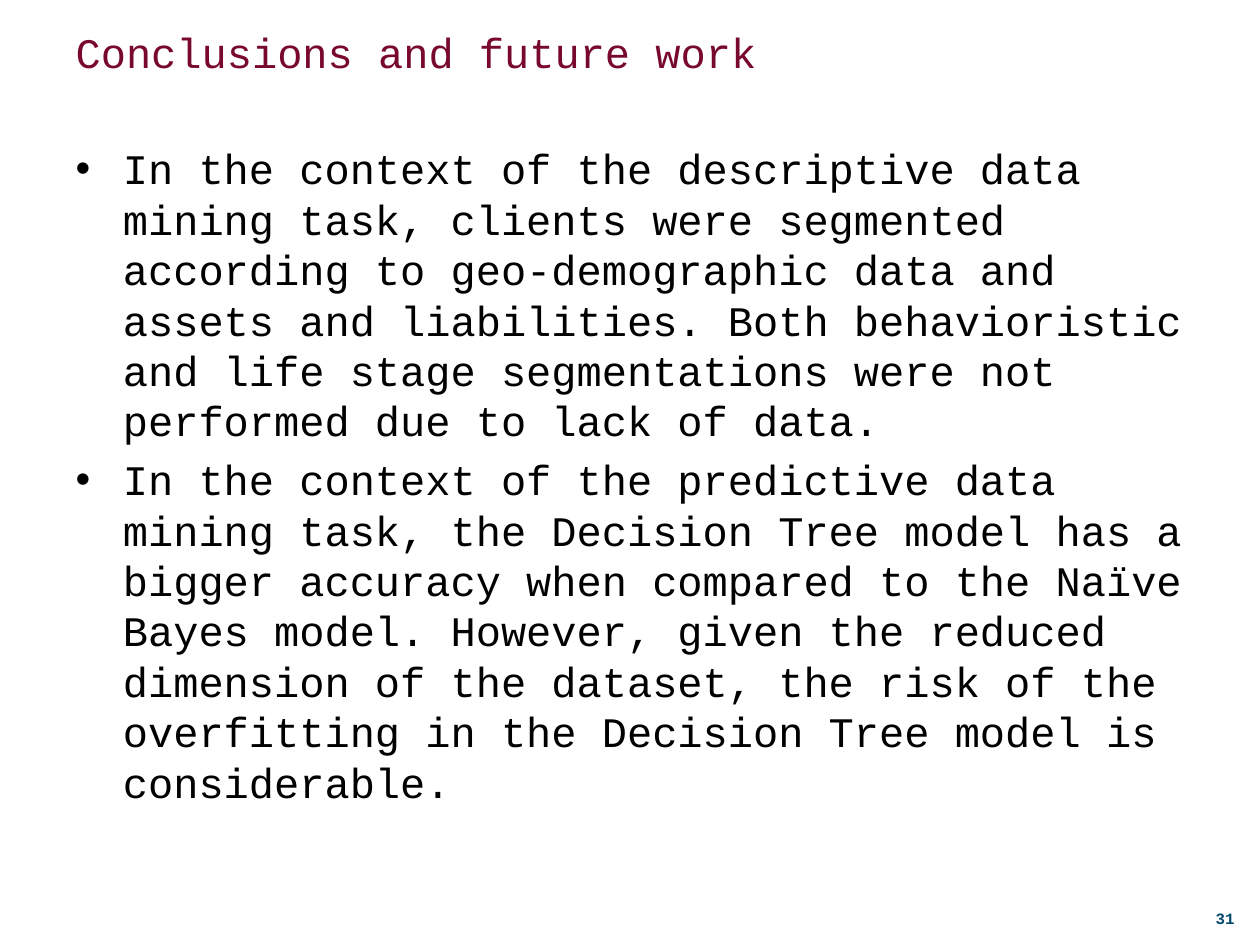
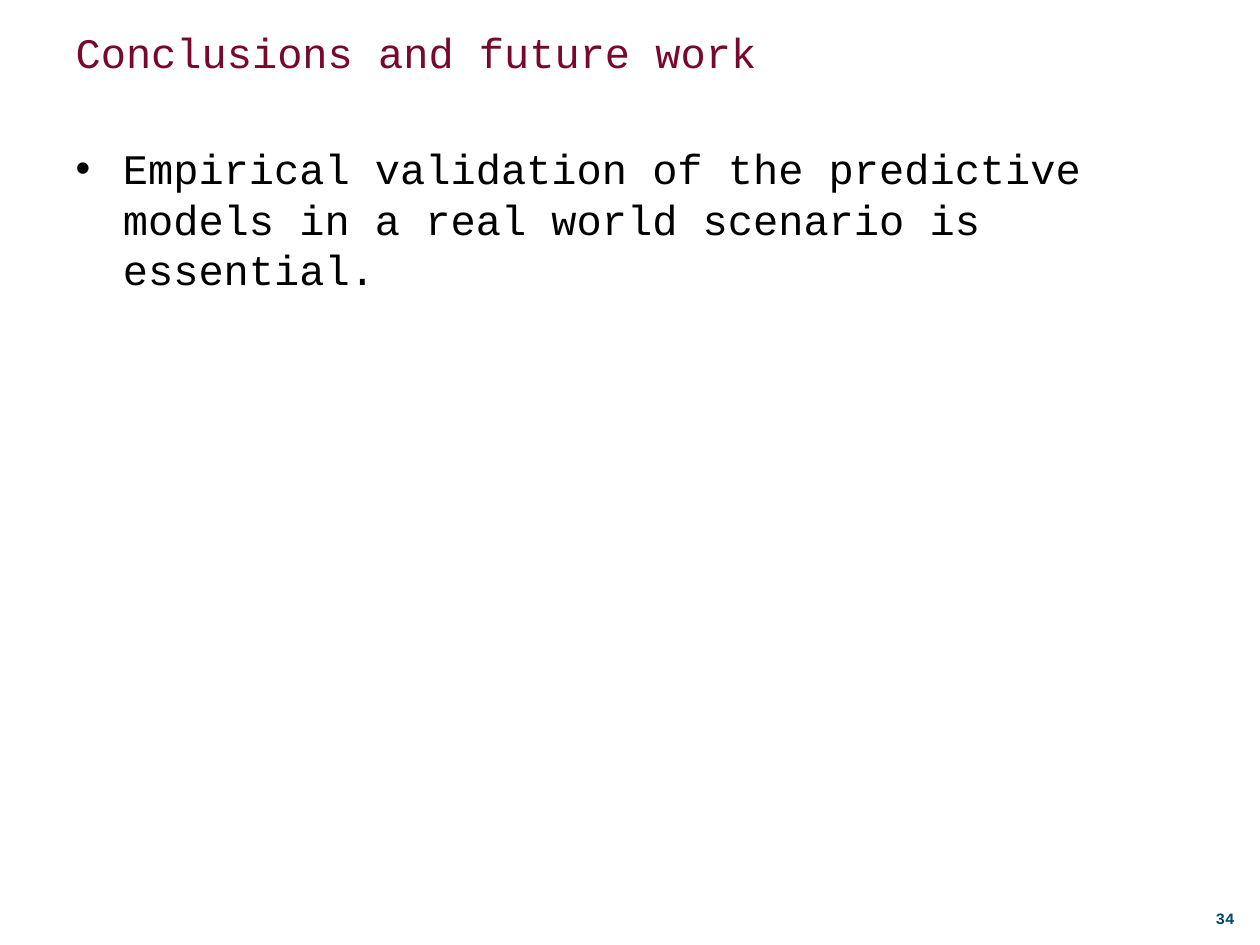
Before and after one commit to DDuarte/DataMiningBanking, a slide deck: slide 34 of Presentation/ecac_presentation.pptx (slide 31 before the commit). Drawn at 1260x945 pixels with LibreOffice and Linux fonts; fonts in the diff are those of the drawing; background and template pictures are left out. Boxes give left, top, right and bottom in pixels: in the first picture for what was removed or moved away, otherwise in the second. Text is boxed around its words. In the diff, an @@ line names an element or a change of style, - is before the commit and + after.

```diff
--- a/Presentation/ecac_presentation.pptx
+++ b/Presentation/ecac_presentation.pptx
@@ text at (123, 154, 1081, 286): text changed @@
-• In the context of the descriptive data mining task, clients were segmented according to geo-demographic data and assets and liabilities. Both behavioristic and life stage segmentations were not performed due to lack of data.
-• In the context of the predictive data mining task, the Decision Tree model has a bigger accuracy when compared to the Naïve Bayes model. However, given the reduced dimension of the dataset, the risk of the overfitting in the Decision Tree model is considerable.
+• Empirical validation of the predictive models in a real world scenario is essential.
@@ page number at (1216, 913, 1235, 924): text changed @@
-31
+34
```
Also in this commit, not shown: 5 other slides changed, 3 slides added.
